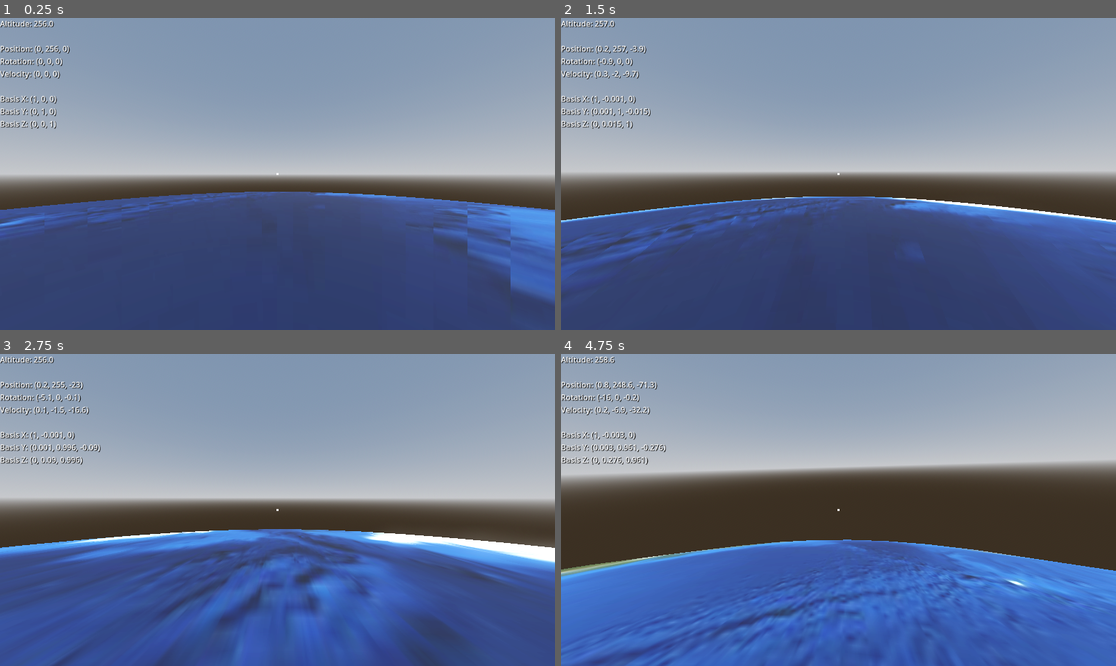
Above: before the commit, frames 1-4 (two rows, left to right).
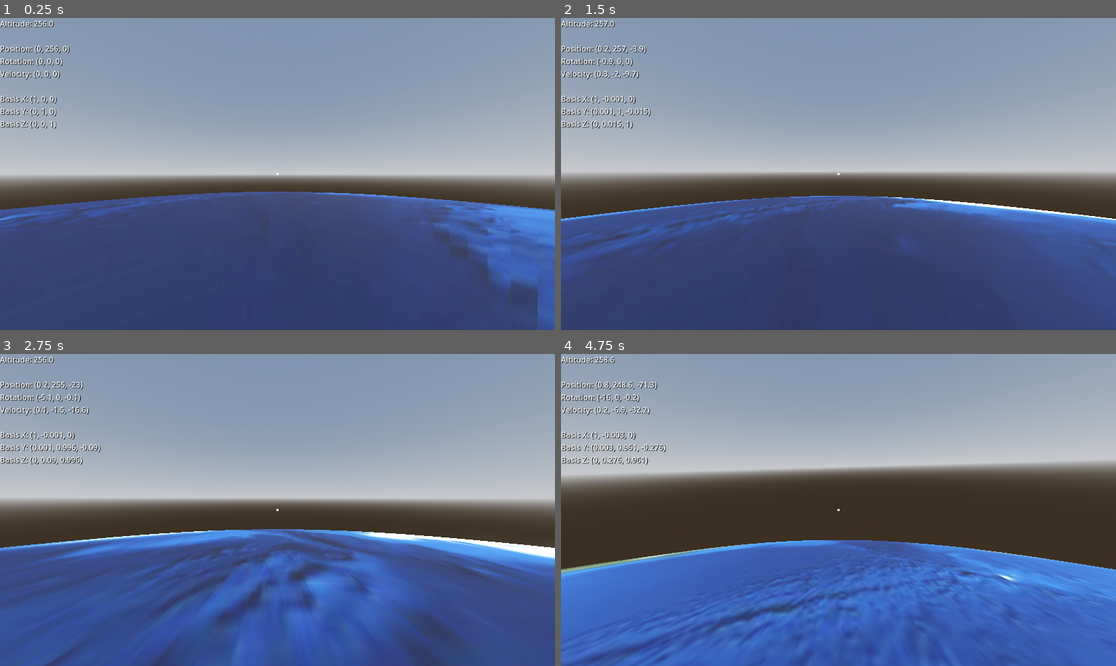
Above: after the commit, the same moments.

Repository: archiebaldry/planet-test
Game: Godot game, scene res://main.tscn
Same seed, same stepped clock (60 frames per second), same inputs: the game is played once before the commit and once after it.
Inputs (mouse positions are in pixels of both pictures, inside the frame that each line leads up to):
- Up to frame 1 (0.25 s): no input
- Up to frame 2 (1.5 s): tap Enter at 0.5 s; move the mouse to (866, 174) at 0.52 s; hold W (move_forward) from 0.53 s (still down); tap Space (jump) at 0.77 s; move the mouse to (810, 174) at 1.27 s
- Up to frame 3 (2.75 s): keep holding W (move_forward); tap Space (jump) at 1.52 s; move the mouse to (288, 503) at 2.02 s
- Up to frame 4 (4.75 s): keep holding W (move_forward); move the mouse to (832, 516) at 2.77 s; tap Space (jump) at 3.02, 3.77, 4.52 s; move the mouse to (877, 513) at 3.52 s; move the mouse to (794, 506) at 4.27 s

The runs differ from the first frame. In frame 1, 2.5% of the frame differs, in the area x 0-100%, y 55-100%; in frame 2, 2.6%; in frame 3, 5.1%, in the area x 0-100%, y 56-100%; in frame 4, 3.8%.

Commit message:
Increase planet mesh 'resolution'

Diff:
--- a/main.tscn
+++ b/main.tscn
@@ -22,6 +22,8 @@
 material = SubResource("StandardMaterial3D_653cw")
 radius = 256.0
 height = 512.0
+radial_segments = 128
+rings = 64
 
 [sub_resource type="SphereShape3D" id="SphereShape3D_e2ruo"]
 radius = 512.0
